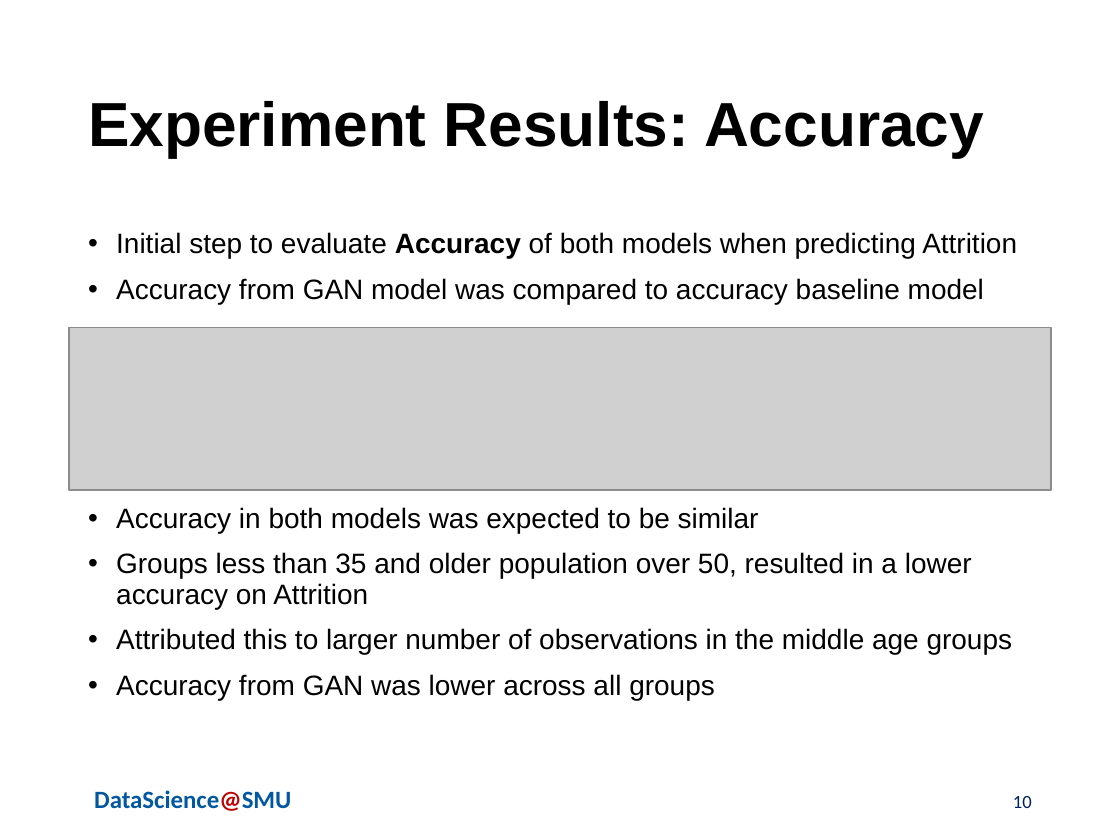
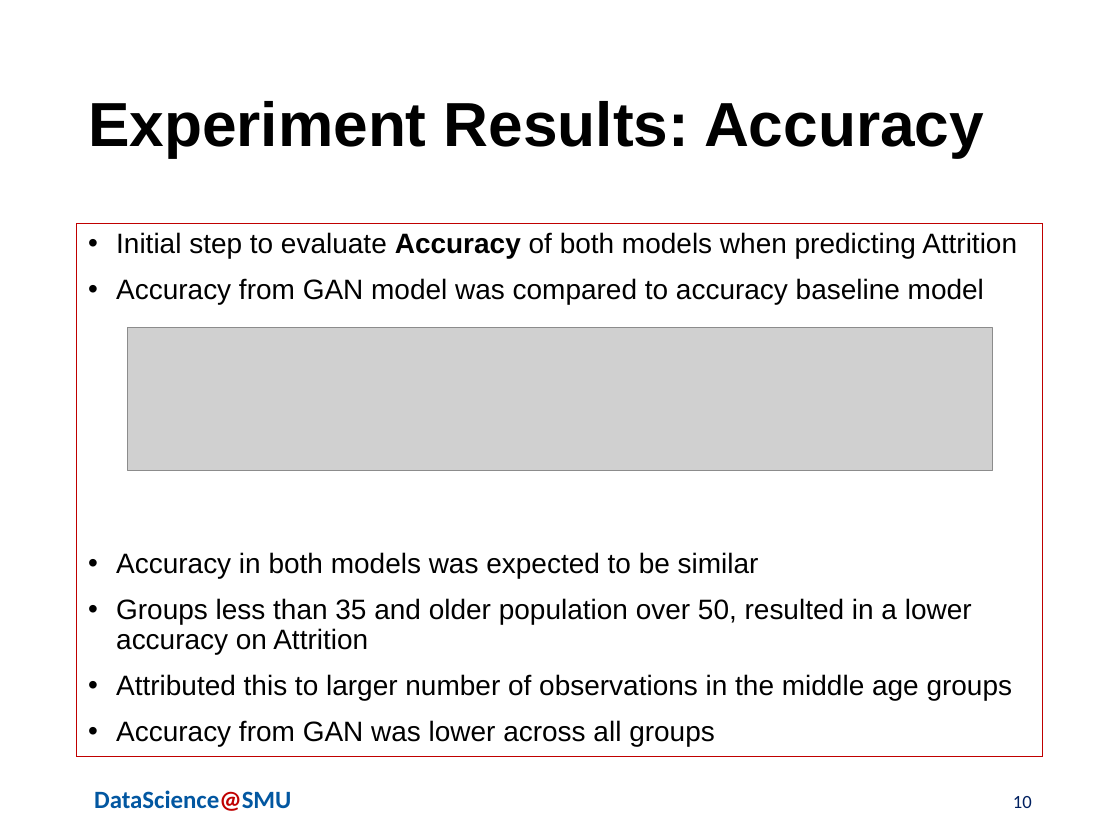
Before and after one commit to skhayden/Reducing-Age-Bias-in-Machine-Learning-An-Algorithmic-Approach, a slide deck: slide 10 of Hayden_deAlford_Wittlin_AdversarialBiasPresentationFINAL7.17.20.pptx. Drawn at 1120x840 pixels with LibreOffice and Linux fonts; fonts in the diff are those of the drawing; grey boxes stand for pictures; background and template pictures are left out. Boxes give left, top, right and bottom in pixels: in the first picture for what was removed or moved away, otherwise in the second. Text is boxed around its words. In the diff, an @@ line names an element or a change of style, - is before the commit and + after.

Commit message:
Update Hayden_deAlford_Wittlin_AdversarialBiasPresentationFINAL7.17.20.pptx
solanges boxex back on results slides

```diff
--- a/Hayden_deAlford_Wittlin_AdversarialBiasPresentationFINAL7.17.20.pptx
+++ b/Hayden_deAlford_Wittlin_AdversarialBiasPresentationFINAL7.17.20.pptx
@@ text "Initial step to evaluate Accuracy ...": place and size @@
-text "Initial step to evaluate Accuracy ..." at <box>116,232,1017,700</box>
+text "Initial step to evaluate Accuracy ..." at <box>77,224,1043,757</box>
@@ text "Initial step to evaluate Accuracy ..." at <box>77,224,1043,757</box>: outline none to #C00000 0.75 pt @@
@@ picture: place and size @@
-picture at <box>69,328,1052,491</box>
+picture at <box>128,328,992,472</box>
```
Also in this commit, not shown: 4 other slides changed.
